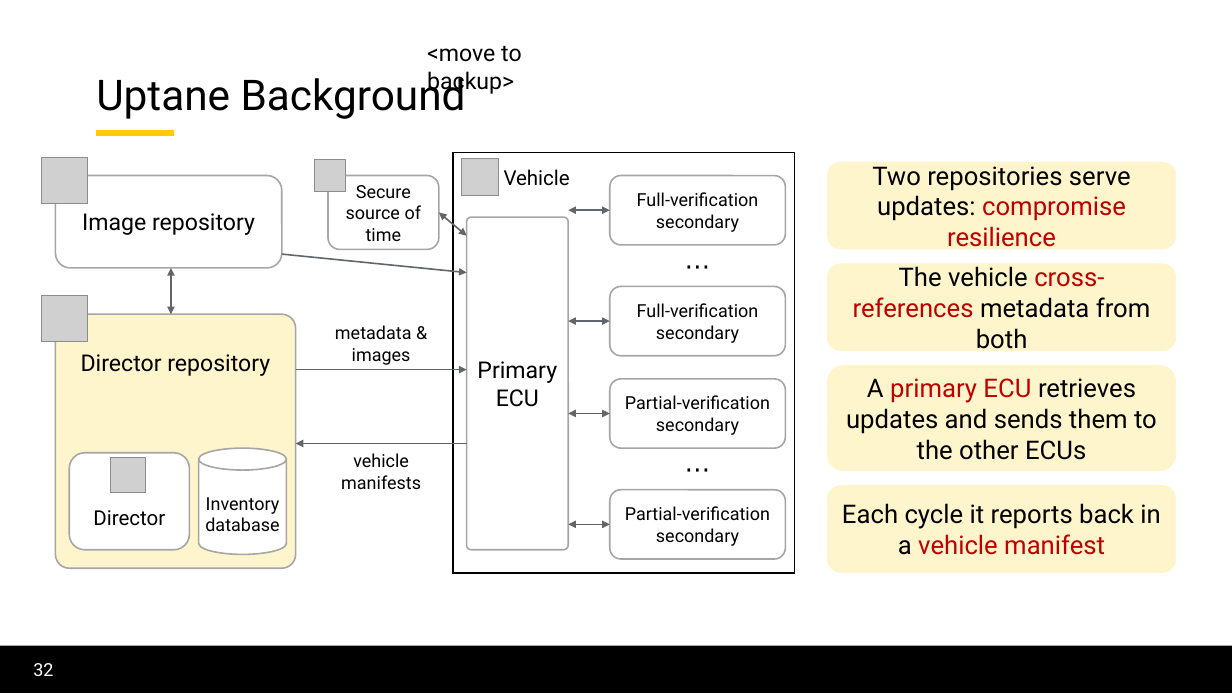
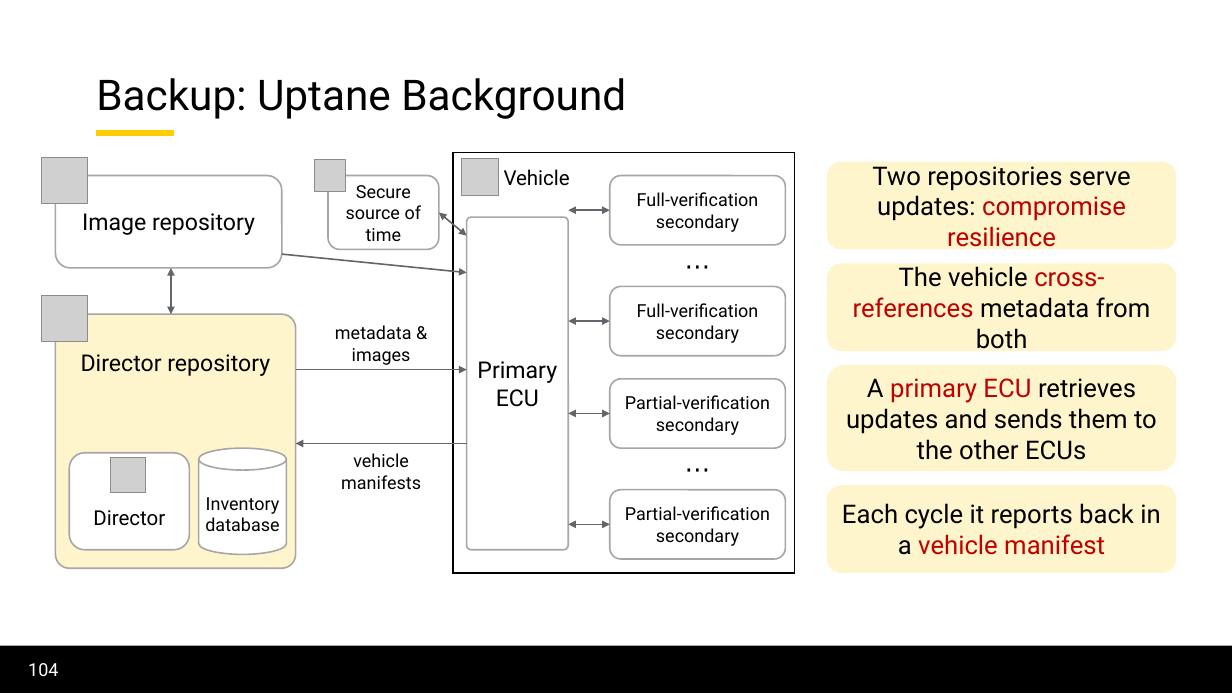
Before and after one commit to lorchrob/thesis_proposal_slides, a slide deck: slide 104 of slides.pptx (slide 32 before the commit). Drawn at 1232x693 pixels with LibreOffice and Linux fonts; fonts in the diff are those of the drawing; grey boxes stand for pictures; background and template pictures are left out. Boxes give left, top, right and bottom in pixels: in the first picture for what was removed or moved away, otherwise in the second. Text is boxed around its words. In the diff, an @@ line names an element or a change of style, - is before the commit and + after.

```diff
--- a/slides.pptx
+++ b/slides.pptx
@@ text removed at <box>427,45,522,94</box> @@
-<move to backup>
@@ title at <box>96,78,626,119</box>: text changed @@
-Uptane Background
+Backup: Uptane Background
@@ page number at <box>28,663,58,676</box>: text changed @@
-32
+104
```
Also in this commit, not shown: 16 other slides changed.
